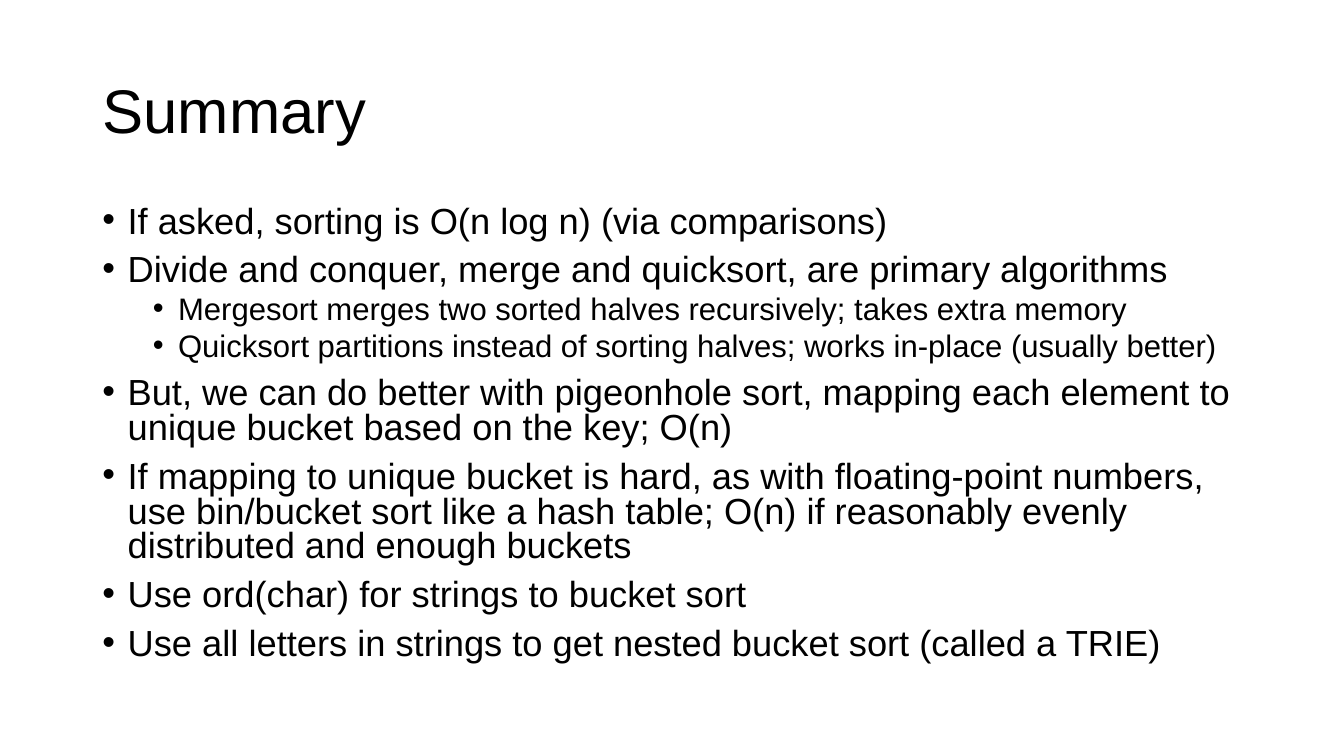
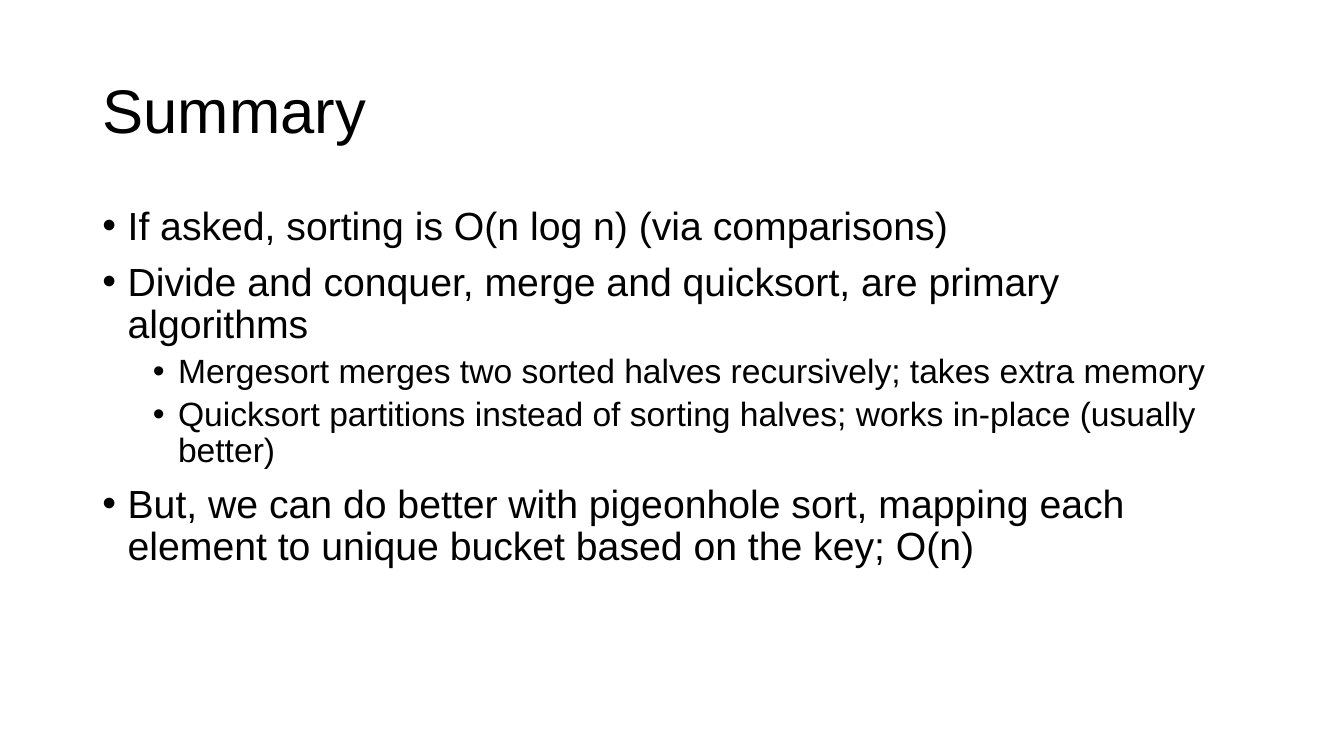
Before and after one commit to USFCA-MSDS/msds689, a slide deck: slide 14 of notes/sorting.pptx (slide 21 before the commit). Drawn at 1344x756 pixels with LibreOffice and Linux fonts; fonts in the diff are those of the drawing; background and template pictures are left out. Boxes give left, top, right and bottom in pixels: in the first picture for what was removed or moved away, otherwise in the second. Text is boxed around its words. In the diff, an @@ line names an element or a change of style, - is before the commit and + after.

```diff
--- a/notes/sorting.pptx
+++ b/notes/sorting.pptx
@@ text "If asked, sorting is O(n ..." at bbox=[128, 211, 1205, 568]: size 25.9 to 28 pt in "If asked, sorting is O(n log n) ...", "Divide and conquer, merge and quicksort, are ...", "But, we can do better with pigeonhole ..."; size 22.2 to 24 pt in "Mergesort merges two sorted halves recursively; takes ...", "Quicksort partitions instead of sorting halves; works ..."; line spacing 0.8 to 0.9 @@
@@ text at bbox=[128, 462, 1203, 663]: paragraphs removed @@
-• If mapping to unique bucket is hard, as with floating-point numbers, use bin/bucket sort like a hash table; O(n) if reasonably evenly distributed and enough buckets
-• Use ord(char) for strings to bucket sort
-• Use all letters in strings to get nested bucket sort (called a TRIE)
```
Also in this commit, not shown: 1 other slide changed, 7 slides removed, 3 other files.
